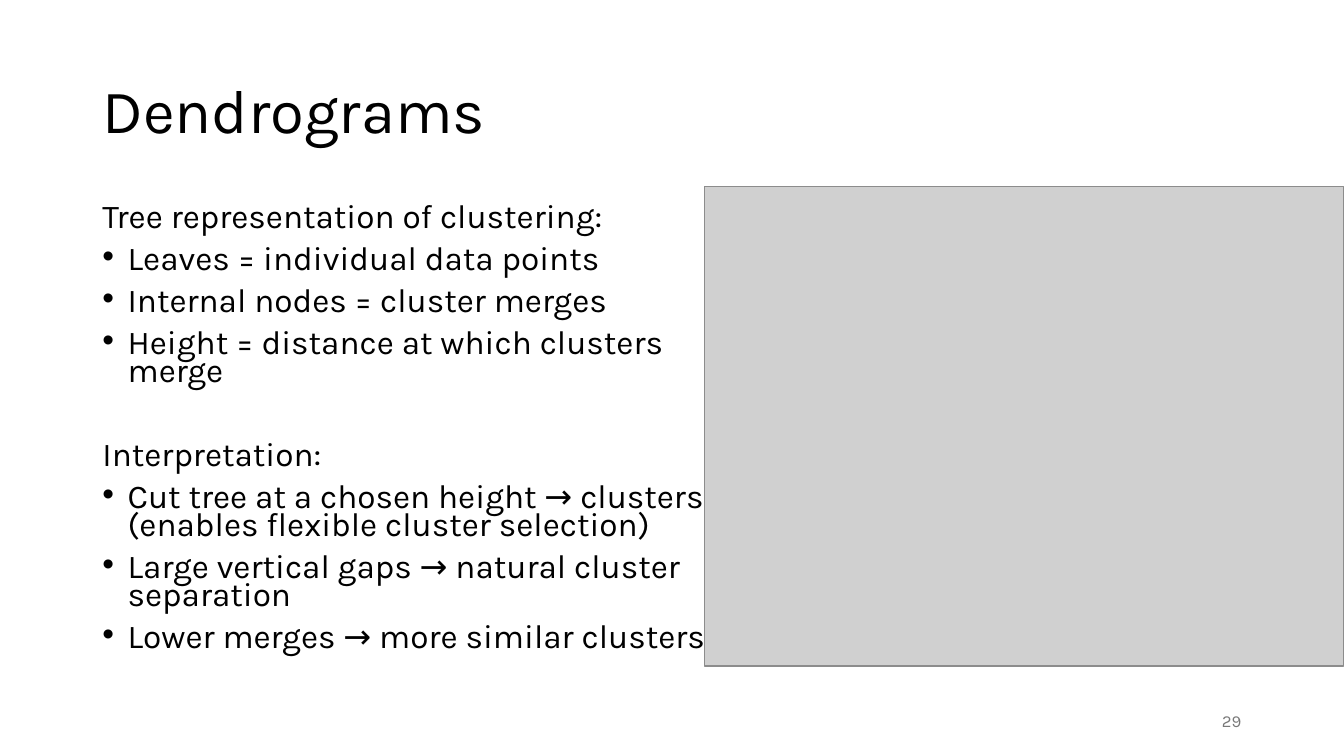
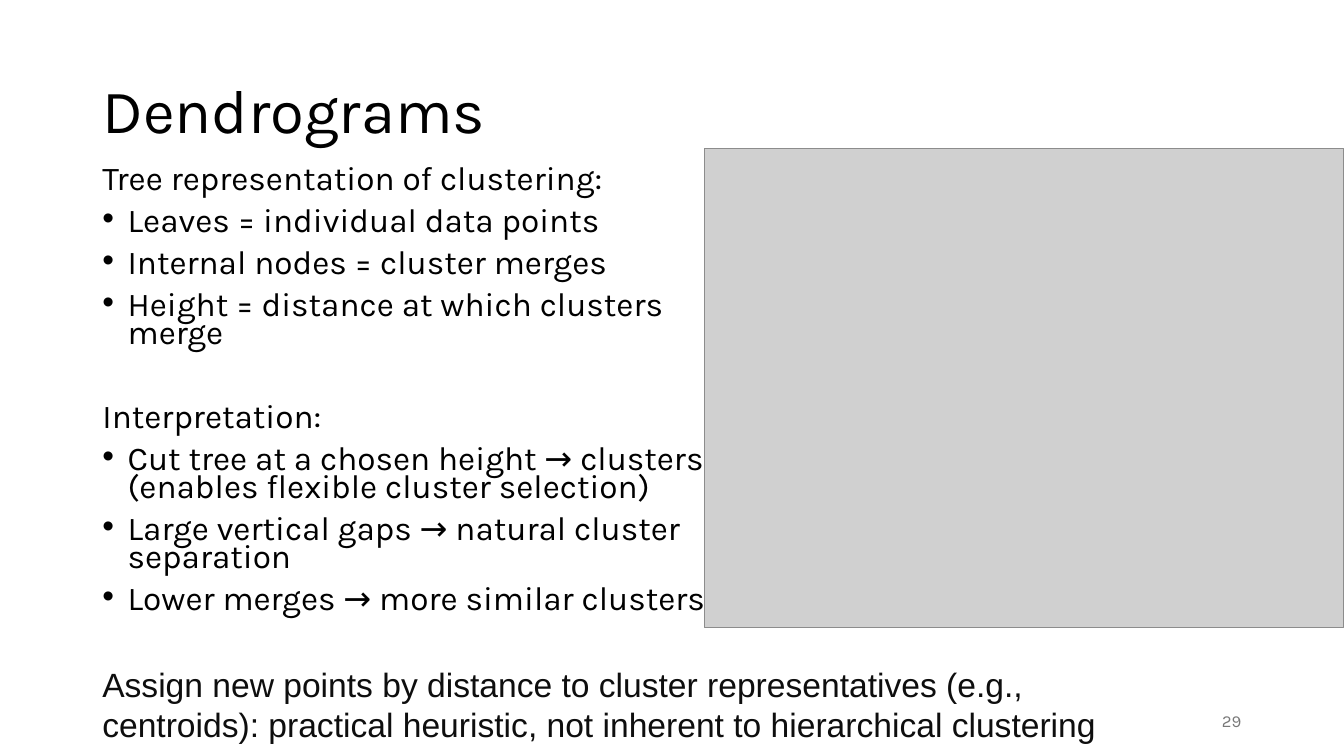
Before and after one commit to FelixWick/data_science, a slide deck: slide 29 of slides/2_clustering.pptx. Drawn at 1344x756 pixels with LibreOffice and Linux fonts; fonts in the diff are those of the drawing; grey boxes stand for pictures. Boxes give left, top, right and bottom in pixels: in the first picture for what was removed or moved away, otherwise in the second. Text is boxed around its words. In the diff, an @@ line names an element or a change of style, - is before the commit and + after.

Commit message:
more details on clustering

```diff
--- a/slides/2_clustering.pptx
+++ b/slides/2_clustering.pptx
@@ picture: place and size @@
-picture at [705,187,1344,666]
+picture at [705,148,1344,628]
@@ text "Tree representation of clustering:": place and size @@
-text "Tree representation of clustering:" at [102,205,705,657]
+text "Tree representation of clustering:" at [102,167,705,618]
@@ text added at [102,672,1096,744], 24 pt, text #0E0E0E @@
+Assign new points by distance to cluster representatives (e.g., centroids): practical heuristic, not inherent to hierarchical clustering
```
Also in this commit, not shown: 3 other slides changed, 1 slide added, 1 other file.
